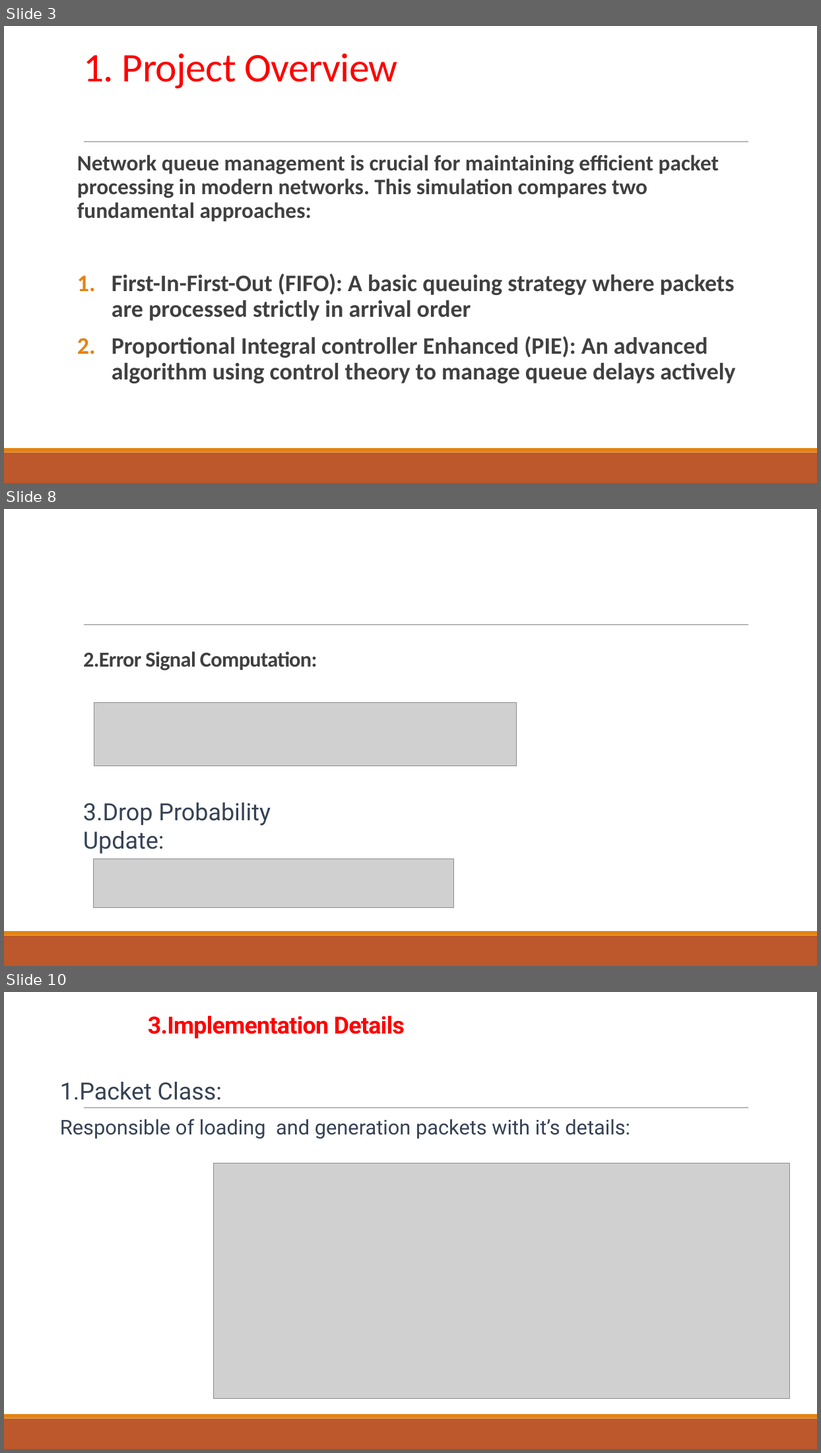
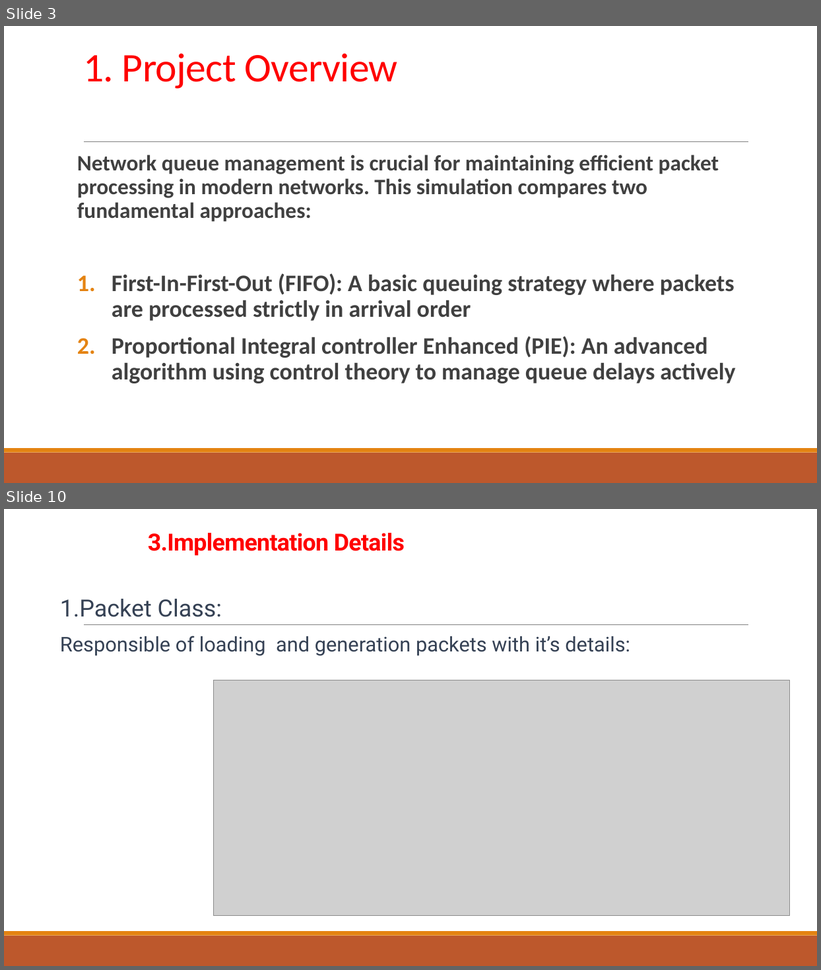
Before and after one commit to Thanoon12k/ROUTER-AQM-FIFO-CODEL-PIE-comparison, a slide deck: PIE.pptx. Shown one above the other, each under a label of ours: slides 3, 8 and 10 before the commit, slides 3 and 10 after it; the slides between them are not shown. The pictures are 821x1453 and 821x970 pixels, drawn with LibreOffice and Linux fonts; fonts in the diff are those of the drawing; grey boxes stand for pictures. Boxes give left, top, right and bottom in pixels: in the first picture for what was removed or moved away, otherwise in the second. Text is boxed around its words. In the diff, an @@ line names an element or a change of style, - is before the commit and + after.

```diff
--- a/PIE.pptx
+++ b/PIE.pptx
@@ slide 8 removed at <box>4,509,817,966</box>, background #FFFFFF; not listed: 3 template elements that a slide beside it also shows @@
@@ title removed at <box>83,652,318,671</box> @@
-2.Error Signal Computation:
@@ picture removed at <box>94,702,517,766</box> @@
@@ text removed at <box>83,803,271,854</box> @@
-3.Drop Probability Update:
@@ picture removed at <box>94,859,454,908</box> @@
```
Also in this commit, not shown: 14 slides changed, 4 slides added, 5 other slides removed, 16 other files.
